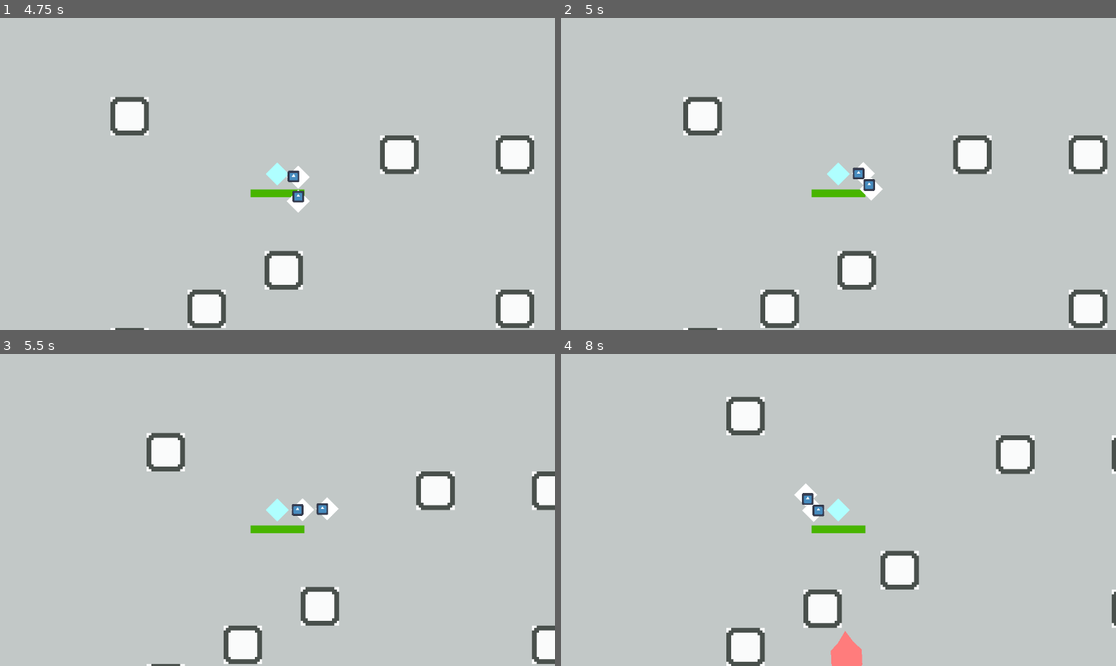
Above: before the commit, frames 1-4 (two rows, left to right).
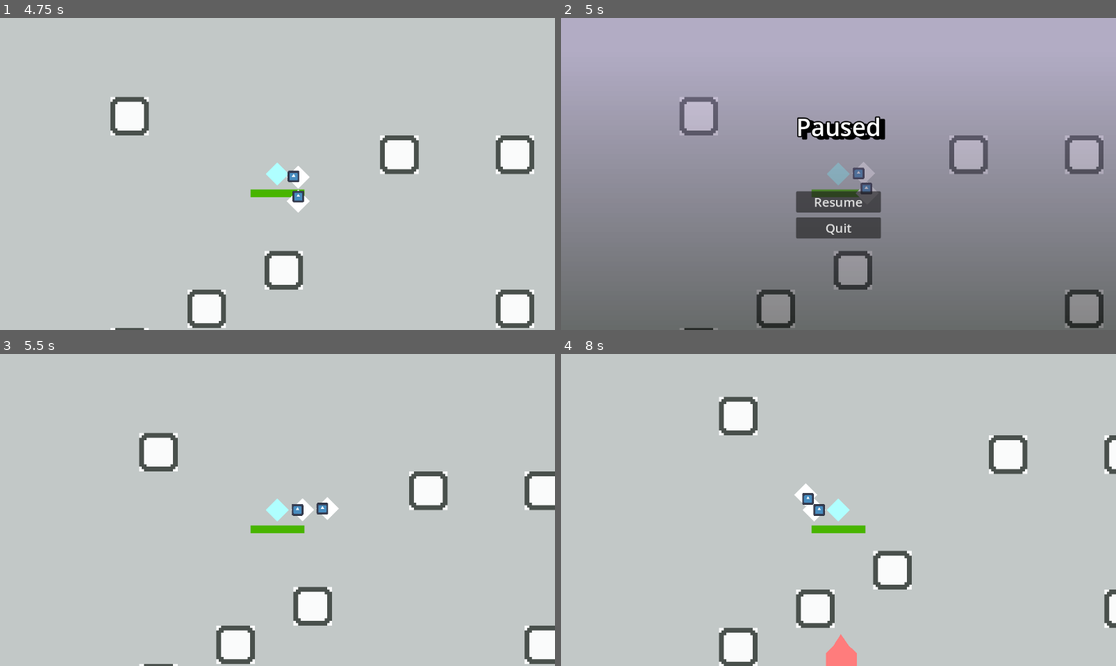
Above: after the commit, the same moments.

Repository: Hokome/GMTK-2024
Game: Godot game, scene res://ui/menu.tscn
Two runs of this game, one before a commit and one after it. Both use one fixed random seed, a clock stepped at 60 frames per second and the inputs below. Before the commit the project starts from res://ui/main_menu.tscn. The engine's default icon, where the game draws it, is replaced by a stand-in: a white triangle on a blue panel in a dark square.
Inputs (mouse positions are in pixels of both pictures, inside the frame that each line leads up to):
- Up to frame 1 (4.75 s): click "Start" at 0.5 s; tap Enter at 1.25 s; hold D (move_right) 1.28-2.03 s; hold S (move_down) 2.03-2.78 s; hold D (move_right) 2.78-3.53 s; hold W (move_up) 3.53-4.28 s; hold A (move_left) from 4.28 s (still down)
- Up to frame 2 (5 s): keep holding A (move_left); tap Escape (pause, bound only after the commit) at 4.9 s
- Up to frame 3 (5.5 s): release A (move_left) at 5 s; click (277, 538) at 5 s, where only the run after the commit has a clickable "Resume"
- Up to frame 4 (8 s): hold A (move_left) 5.78-6.53 s; hold S (move_down) 6.53-7.28 s; hold D (move_right) from 7.28 s (still down)

Frame 1 is identical in both runs. In frame 2, 99% of the frame differs, in the area x 0-100%, y 0-100%; in frame 3, 2.8%; in frame 4, 3.5%.

Commit message:
Implemented pause menu

Diff:
--- a/project.godot
+++ b/project.godot
@@ -11,7 +11,7 @@
 [application]
 
 config/name="GMTK-2024"
-run/main_scene="res://ui/main_menu.tscn"
+run/main_scene="res://ui/menu.tscn"
 config/features=PackedStringArray("4.3", "Forward Plus")
 config/icon="res://icon.svg"
 
@@ -54,6 +54,11 @@
 "events": [Object(InputEventKey,"resource_local_to_scene":false,"resource_name":"","device":-1,"window_id":0,"alt_press …(192 unchanged characters)…
 ]
 }
+pause={
+"deadzone": 0.5,
+"events": [Object(InputEventKey,"resource_local_to_scene":false,"resource_name":"","device":-1,"window_id":0,"alt_pressed":false,"shift_pressed":false,"ctrl_pressed":false,"meta_pressed":false,"pressed":false,"keycode":0,"physical_keycode":4194305,"key_label":0,"unicode":0,"location":0,"echo":false,"script":null)
+]
+}
 
 [layer_names]
 
--- a/scripts/game.gd
+++ b/scripts/game.gd
@@ -1,7 +1,12 @@
 extends Node
 class_name Game
 
+var menu: MenuManager
 var player: Entity
+var paused := false:
+	set(val):
+		paused = val
+		Engine.time_scale = 0 if paused else 1
 
 func start():
 	var level_scene := preload("res://scenes/test_level.tscn")
@@ -9,7 +14,6 @@
 	add_child(level)
 
 	spawn_player()
-
 
 func spawn_player():
 	var player_scene := preload("res://scenes/player.tscn")
@@ -28,4 +32,12 @@
 	player.get_node("band_leader").add_member(member)
 
 func game_over():
-	print("game over")
+	paused = true
+	menu.select_menu("game_over")
+
+func _unhandled_input(event: InputEvent) -> void:
+	if event.is_echo(): return
+	if event.is_pressed():
+		if event.is_action("pause"):
+			menu.select_menu("pause")
+			paused = true
--- a/ui/main_menu.gd
+++ b/ui/main_menu.gd
@@ -1,9 +1,9 @@
-extends CanvasLayer
+extends Control
 class_name MainMenu
 
 func _on_start_pressed() -> void:
 	game.start()
-	visible = false
+	game.menu.select_menu(null)
 
 func _on_quit_pressed() -> void:
 	get_tree().quit()
--- a/ui/main_menu.tscn
+++ b/ui/main_menu.tscn
@@ -1,41 +1,39 @@
-[gd_scene load_steps=3 format=3 uid="uid://b77xytamp54p"]
+[gd_scene load_steps=3 format=3 uid="uid://borujsk6gckfo"]
 
 [ext_resource type="Script" path="res://ui/main_menu.gd" id="1_amord"]
 [ext_resource type="Theme" uid="uid://cabxqkghtkxtt" path="res://ui/main_theme.tres" id="2_qtk7b"]
 
-[node name="main_menu" type="CanvasLayer"]
-script = ExtResource("1_amord")
-
-[node name="center_container" type="CenterContainer" parent="."]
+[node name="main" type="CenterContainer"]
 anchors_preset = 15
 anchor_right = 1.0
 anchor_bottom = 1.0
 grow_horizontal = 2
 grow_vertical = 2
 theme = ExtResource("2_qtk7b")
+script = ExtResource("1_amord")
 
-[node name="panel_container" type="PanelContainer" parent="center_container"]
+[node name="panel_container" type="PanelContainer" parent="."]
 layout_mode = 2
 theme = ExtResource("2_qtk7b")
 
-[node name="margin_container" type="MarginContainer" parent="center_container/panel_container"]
+[node name="margin_container" type="MarginContainer" parent="panel_container"]
 layout_mode = 2
 theme = ExtResource("2_qtk7b")
 
-[node name="v_box_container" type="VBoxContainer" parent="center_container/panel_container/margin_container"]
+[node name="v_box_container" type="VBoxContainer" parent="panel_container/margin_container"]
 custom_minimum_size = Vector2(200, 0)
 layout_mode = 2
 theme = ExtResource("2_qtk7b")
 
-[node name="start" type="Button" parent="center_container/panel_container/margin_container/v_box_container"]
+[node name="start" type="Button" parent="panel_container/margin_container/v_box_container"]
 layout_mode = 2
 theme = ExtResource("2_qtk7b")
 text = "Start"
 
-[node name="quit" type="Button" parent="center_container/panel_container/margin_container/v_box_container"]
+[node name="quit" type="Button" parent="panel_container/margin_container/v_box_container"]
 layout_mode = 2
 theme = ExtResource("2_qtk7b")
 text = "Quit"
 
-[connection signal="pressed" from="center_container/panel_container/margin_container/v_box_container/start" to="." method="_on_start_pressed"]
-[connection signal="pressed" from="center_container/panel_container/margin_container/v_box_container/quit" to="." method="_on_quit_pressed"]
+[connection signal="pressed" from="panel_container/margin_container/v_box_container/start" to="." method="_on_start_pressed"]
+[connection signal="pressed" from="panel_container/margin_container/v_box_container/quit" to="." method="_on_quit_pressed"]
--- /dev/null
+++ b/ui/menu.tscn
@@ -0,0 +1,14 @@
+[gd_scene load_steps=4 format=3 uid="uid://b77xytamp54p"]
+
+[ext_resource type="Script" path="res://ui/menu_manager.gd" id="1_kvpfr"]
+[ext_resource type="PackedScene" uid="uid://borujsk6gckfo" path="res://ui/main_menu.tscn" id="1_uwpqo"]
+[ext_resource type="PackedScene" uid="uid://cfm2tg2ad6ft6" path="res://ui/pause_menu.tscn" id="3_658fm"]
+
+[node name="menu" type="CanvasLayer" node_paths=PackedStringArray("starting_menu")]
+script = ExtResource("1_kvpfr")
+starting_menu = NodePath("main")
+
+[node name="main" parent="." instance=ExtResource("1_uwpqo")]
+
+[node name="pause" parent="." instance=ExtResource("3_658fm")]
+visible = false
--- /dev/null
+++ b/ui/menu_manager.gd
@@ -0,0 +1,28 @@
+extends CanvasLayer
+class_name MenuManager
+
+@export var starting_menu: Control
+
+var current_menu: Control
+
+func _ready():
+	game.menu = self
+	select_menu(starting_menu)
+
+func select_menu(menu):
+	if current_menu:
+		current_menu.visible = false
+
+	if menu == null: return
+
+	if menu is String:
+		if menu.is_empty(): return
+		current_menu = get_node(menu)
+	if menu is Control:
+		current_menu = menu
+
+	if current_menu:
+		current_menu.visible = true
+
+func exit():
+	get_tree().quit()
--- a/ui/pause_screen.gd
+++ b/ui/pause_menu.gd
@@ -1,8 +1,8 @@
 extends Control
 
 func _on_resume_btn_pressed() -> void:
-	print("RESUME GAME")
-	pass # Replace with function body.
+	game.paused = false
+	game.menu.select_menu(null)
 
 func _on_quit_btn_pressed() -> void:
 	get_tree().quit()
--- a/ui/pause_screen.tscn
+++ b/ui/pause_menu.tscn
@@ -1,13 +1,13 @@
 [gd_scene load_steps=5 format=3 uid="uid://cfm2tg2ad6ft6"]
 
 [ext_resource type="Texture2D" uid="uid://ikyk6tb0bqk1" path="res://ui/pause_screen_bg.tres" id="1_asjr3"]
-[ext_resource type="Script" path="res://ui/pause_screen.gd" id="1_rtprx"]
+[ext_resource type="Script" path="res://ui/pause_menu.gd" id="1_rtprx"]
 [ext_resource type="Theme" uid="uid://cabxqkghtkxtt" path="res://ui/main_theme.tres" id="3_2ux82"]
 
 [sub_resource type="StyleBoxTexture" id="StyleBoxTexture_qs5ky"]
 texture = ExtResource("1_asjr3")
 
-[node name="panel" type="Panel"]
+[node name="pause" type="Panel"]
 anchors_preset = 15
 anchor_right = 1.0
 anchor_bottom = 1.0
--- a/ui/pause_screen_bg.tres
+++ b/ui/pause_screen_bg.tres
@@ -1,7 +1,7 @@
 [gd_resource type="GradientTexture2D" load_steps=2 format=3 uid="uid://ikyk6tb0bqk1"]
 
 [sub_resource type="Gradient" id="Gradient_3gb44"]
-colors = PackedColorArray(0, 0, 0, 0.333333, 0.619608, 0.541176, 0.756863, 0.333333)
+colors = PackedColorArray(0, 0, 0, 0.470588, 0.625227, 0.5472, 0.76, 0.470588)
 
 [resource]
 gradient = SubResource("Gradient_3gb44")
